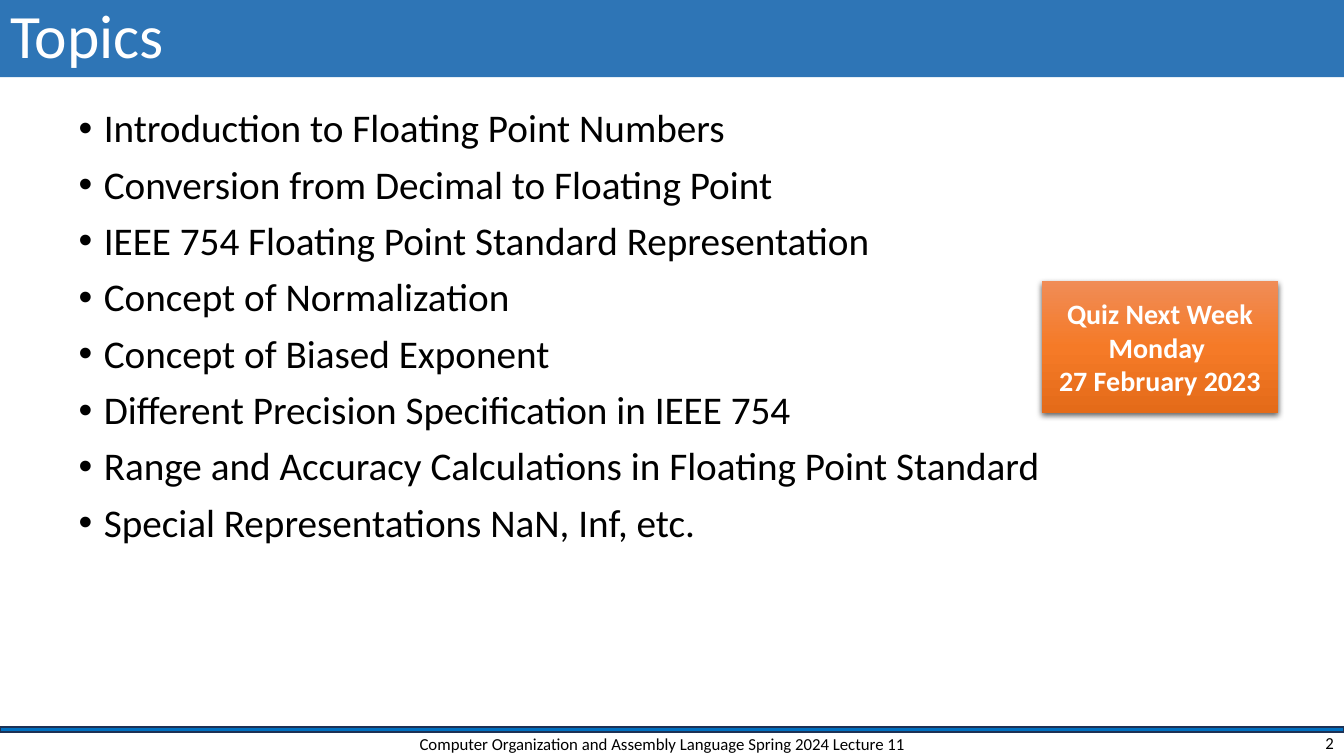
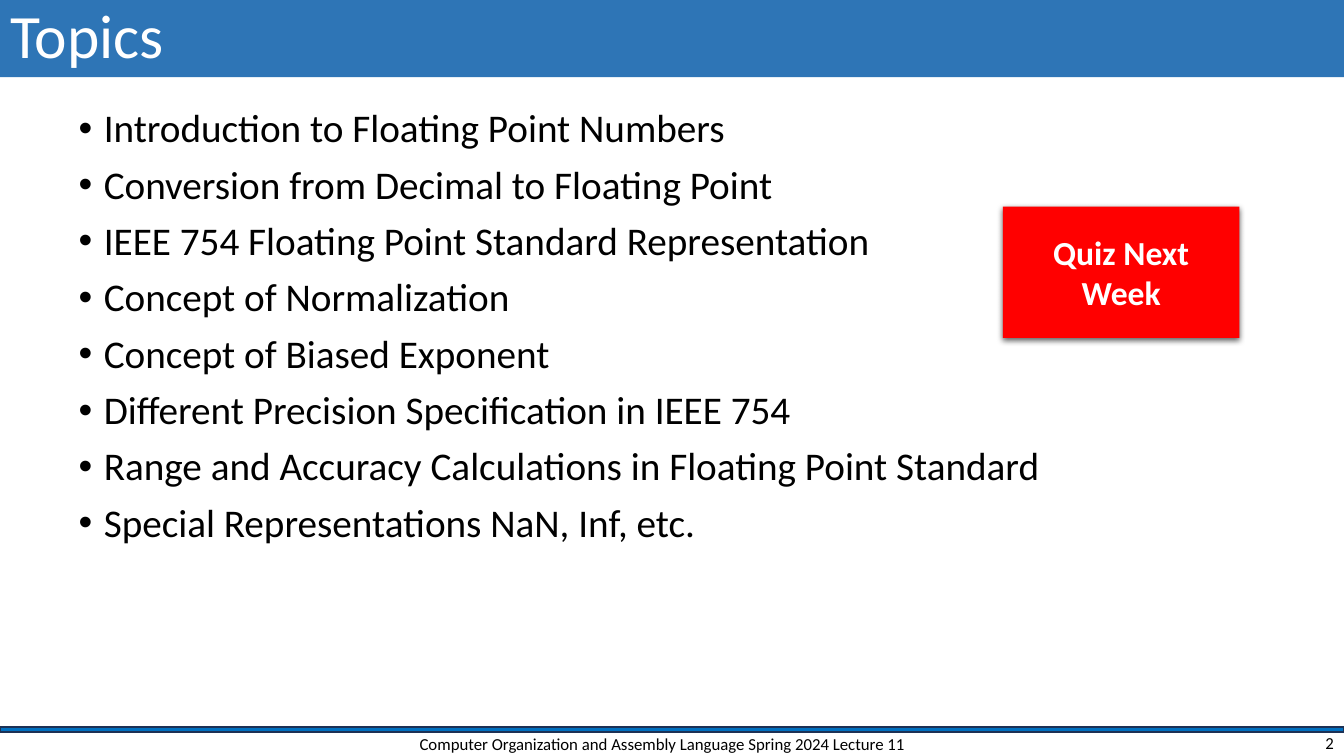
Before and after one commit to shahidmasud/shahidmasud.github.io, a slide deck: slide 2 of CompOrg_Lec11_Spr2024.ppsx. Drawn at 1344x756 pixels with LibreOffice and Linux fonts; fonts in the diff are those of the drawing; background and template pictures are left out. Boxes give left, top, right and bottom in pixels: in the first picture for what was removed or moved away, otherwise in the second. Text is boxed around its words. In the diff, an @@ line names an element or a change of style, - is before the commit and + after.

```diff
--- a/CompOrg_Lec11_Spr2024.ppsx
+++ b/CompOrg_Lec11_Spr2024.ppsx
@@ rectangle "Quiz Next Week": place and size @@
-rectangle "Quiz Next Week" at box(1042, 281, 1278, 412)
+rectangle "Quiz Next Week" at box(1003, 207, 1240, 338)
@@ rectangle "Quiz Next Week" at box(1003, 207, 1240, 338): size 20 to 24 pt; fill gradient #F18C57 to #F67B28 to #E56C19 to #FF0000 @@
@@ text in rectangle at box(1059, 338, 1261, 396): paragraphs removed @@
-Monday
-27 February 2023
```
Also in this commit, not shown: 12 other slides changed, 4 other files.
